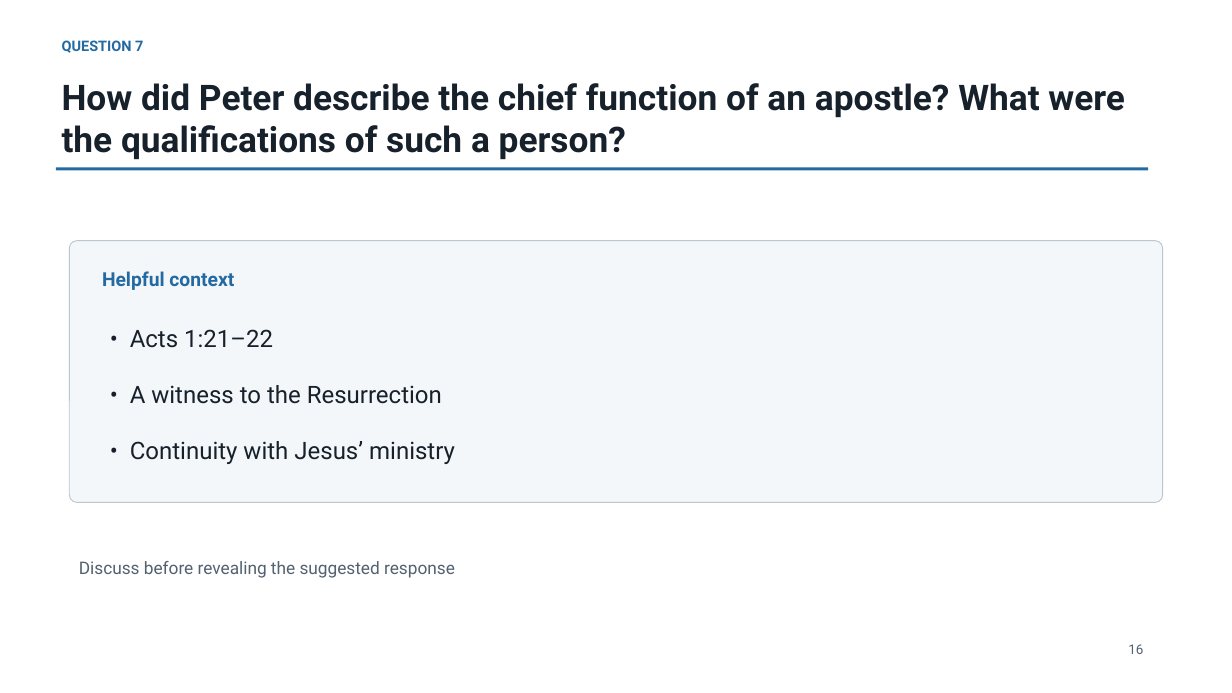
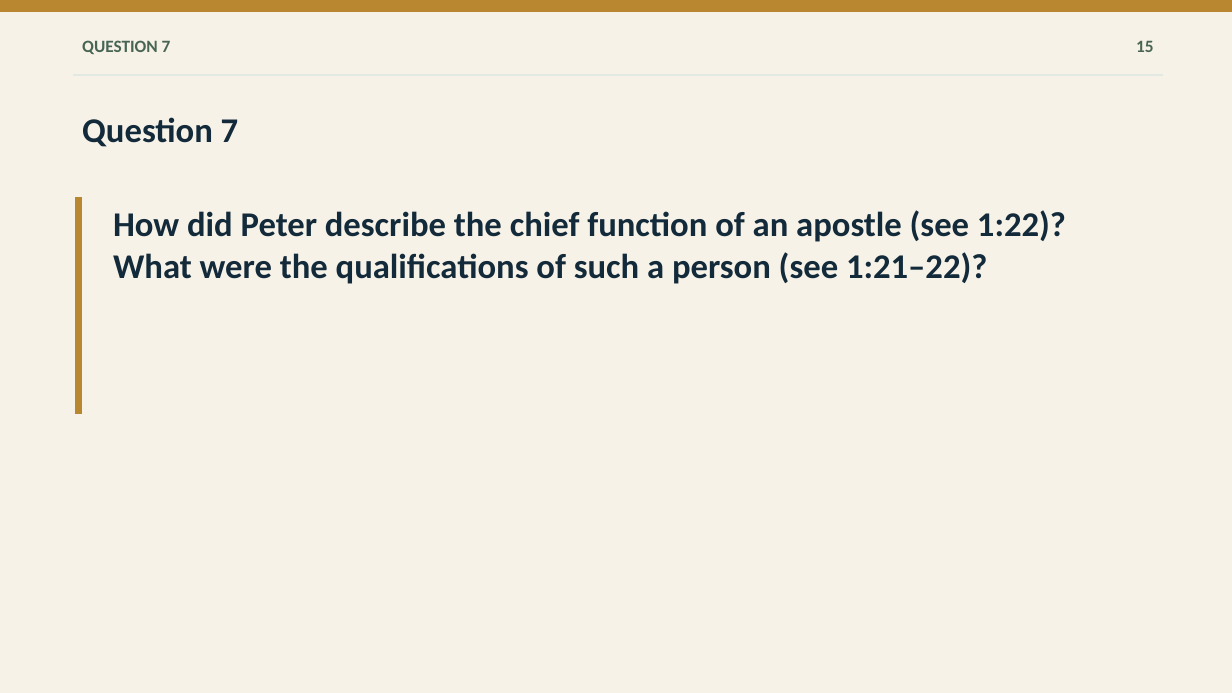
Before and after one commit to flyntm/Ezra, a slide deck: slide 15 of presentations/Lesson_Two_Acts.pptx (slide 16 before the commit). Drawn at 1232x693 pixels with LibreOffice and Linux fonts; fonts in the diff are those of the drawing. Boxes give left, top, right and bottom in pixels: in the first picture for what was removed or moved away, otherwise in the second. Text is boxed around its words. In the diff, an @@ line names an element or a change of style, - is before the commit and + after.

```diff
--- a/presentations/Lesson_Two_Acts.pptx
+++ b/presentations/Lesson_Two_Acts.pptx
@@ background #FFFFFF to #F7F2E8 @@
@@ rectangle added at (0, 0, 1232, 11), fill #B8872F, outline #B8872F 0 pt @@
@@ text "QUESTION 7": place and size @@
-text "QUESTION 7" at (62, 40, 143, 53)
+text "QUESTION 7" at (82, 40, 171, 54)
@@ text "QUESTION 7" at (82, 40, 171, 54): size 11.2 to 13.5 pt, font Roboto to Calibri, text colour #236AA3 to #486554; vertical alignment top to middle @@
@@ text added at (1136, 40, 1153, 52), 13.5 pt, text #486554, bold @@
+15
@@ rectangle: place and size @@
-rectangle at (55, 167, 1148, 170)
+rectangle at (73, 74, 1163, 76)
@@ rectangle at (73, 74, 1163, 76): fill #236AA3 to #E2E9E3; outline none to #E2E9E3 0 pt @@
@@ text added at (82, 117, 239, 147), 27 pt, text #132A3A, bold @@
+Question 7
@@ rectangle added at (75, 198, 81, 414), fill #B8872F, outline #B8872F 0 pt @@
@@ text at (113, 210, 1066, 284): text changed; size 27.5 to 27 pt; font Roboto to Calibri; text colour #17212B to #132A3A @@
-How did Peter describe the chief function of an apostle? What were the qualifications of such a person?
+How did Peter describe the chief function of an apostle (see 1:22)? What were the qualifications of such a person (see 1:21–22)?
@@ rounded rectangle removed at (69, 240, 1163, 502) @@
@@ text removed at (102, 271, 234, 290) @@
-Helpful context
@@ text removed at (130, 329, 273, 348) @@
-• Acts 1:21–22
@@ text removed at (130, 385, 442, 404) @@
-• A witness to the Resurrection
@@ text removed at (130, 441, 455, 464) @@
-• Continuity with Jesus’ ministry
@@ text removed at (79, 561, 455, 578) @@
-Discuss before revealing the suggested response
@@ text removed at (1128, 644, 1143, 654) @@
-16
```
Also in this commit, not shown: 10 other slides changed, 9 slides added, 10 slides removed, 32 other files.
